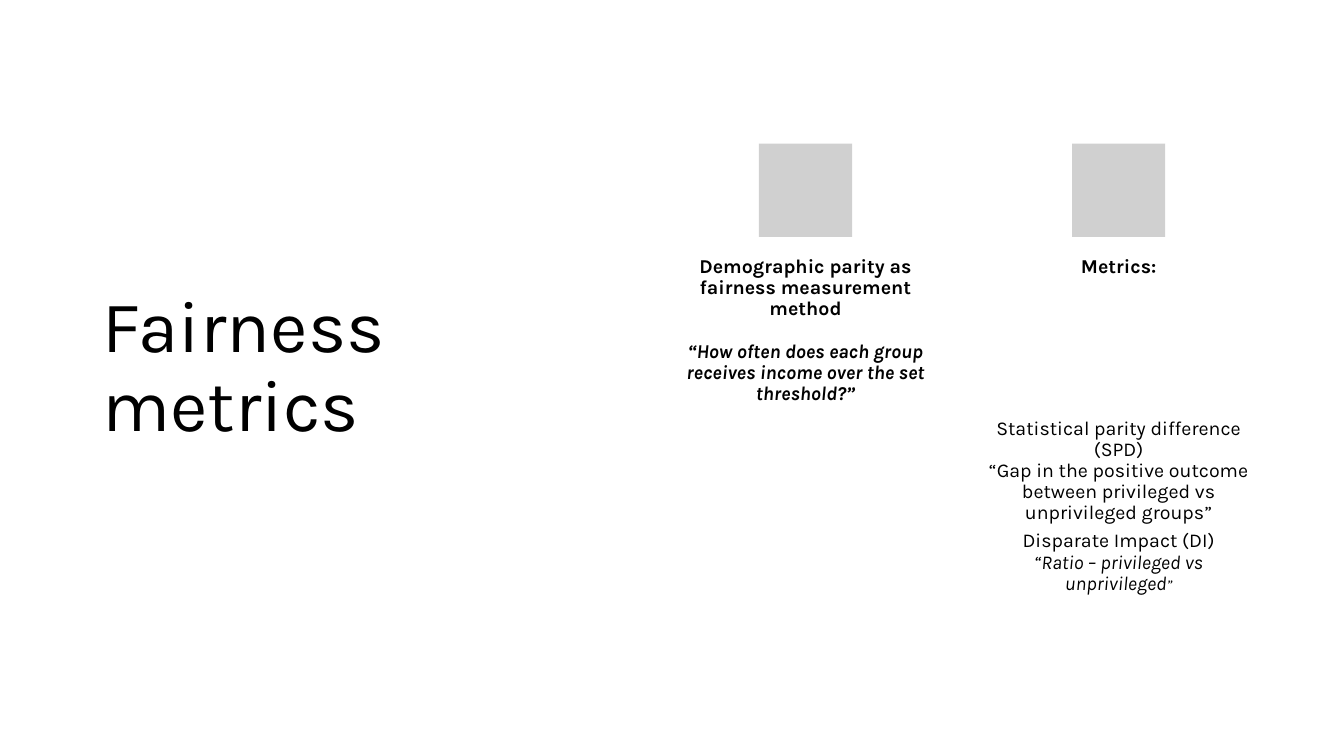
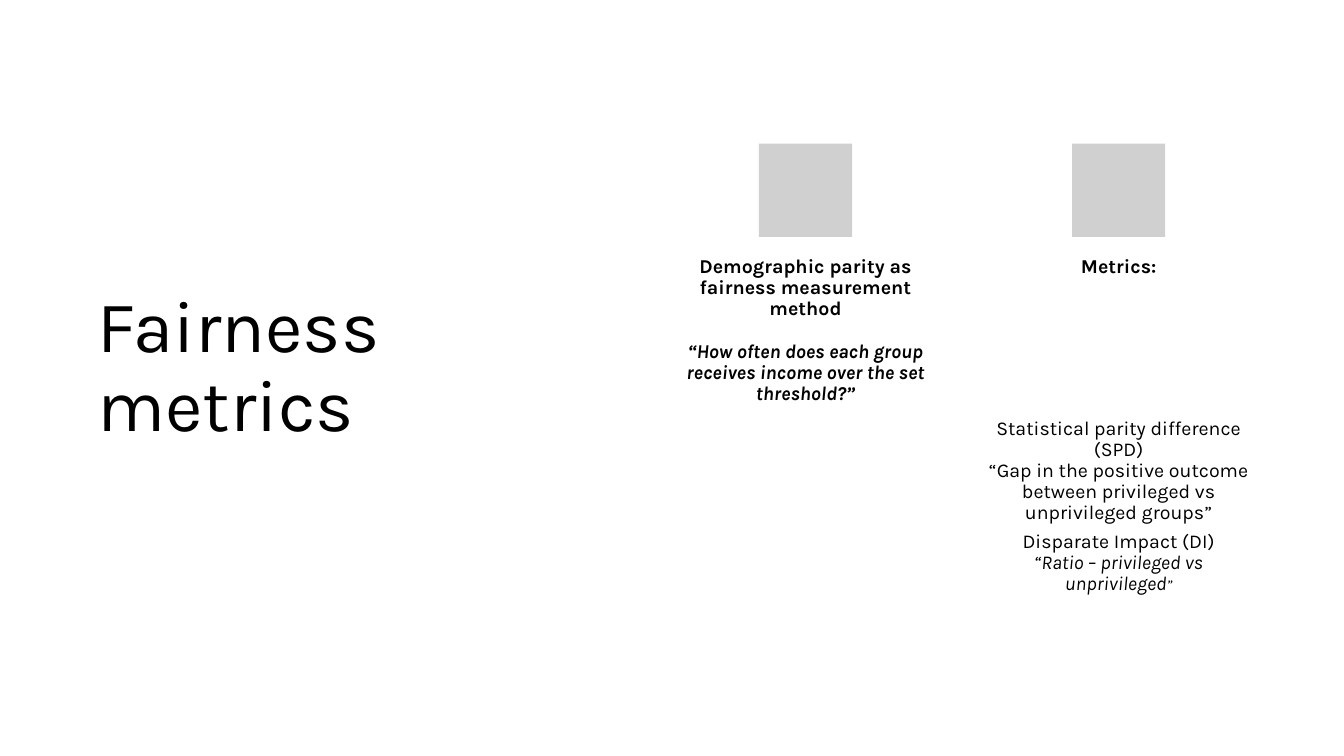
Before and after one commit to VillafuerTech/fairness-awareness-ML, a slide deck: slide 6 of reports/slides_step1/Fairness_Aware_ML.pptx (slide 3 before the commit). Drawn at 1344x756 pixels with LibreOffice and Linux fonts; fonts in the diff are those of the drawing; grey boxes stand for pictures. Boxes give left, top, right and bottom in pixels: in the first picture for what was removed or moved away, otherwise in the second. Text is boxed around its words. In the diff, an @@ line names an element or a change of style, - is before the commit and + after.

```diff
--- a/reports/slides_step1/Fairness_Aware_ML.pptx
+++ b/reports/slides_step1/Fairness_Aware_ML.pptx
@@ title "Fairness metrics": place and size @@
-title "Fairness metrics" at [102,302,384,432]
+title "Fairness metrics" at [97,302,379,432]
```
Also in this commit, not shown: 4 other slides changed, 3 slides added, 1 other file.
